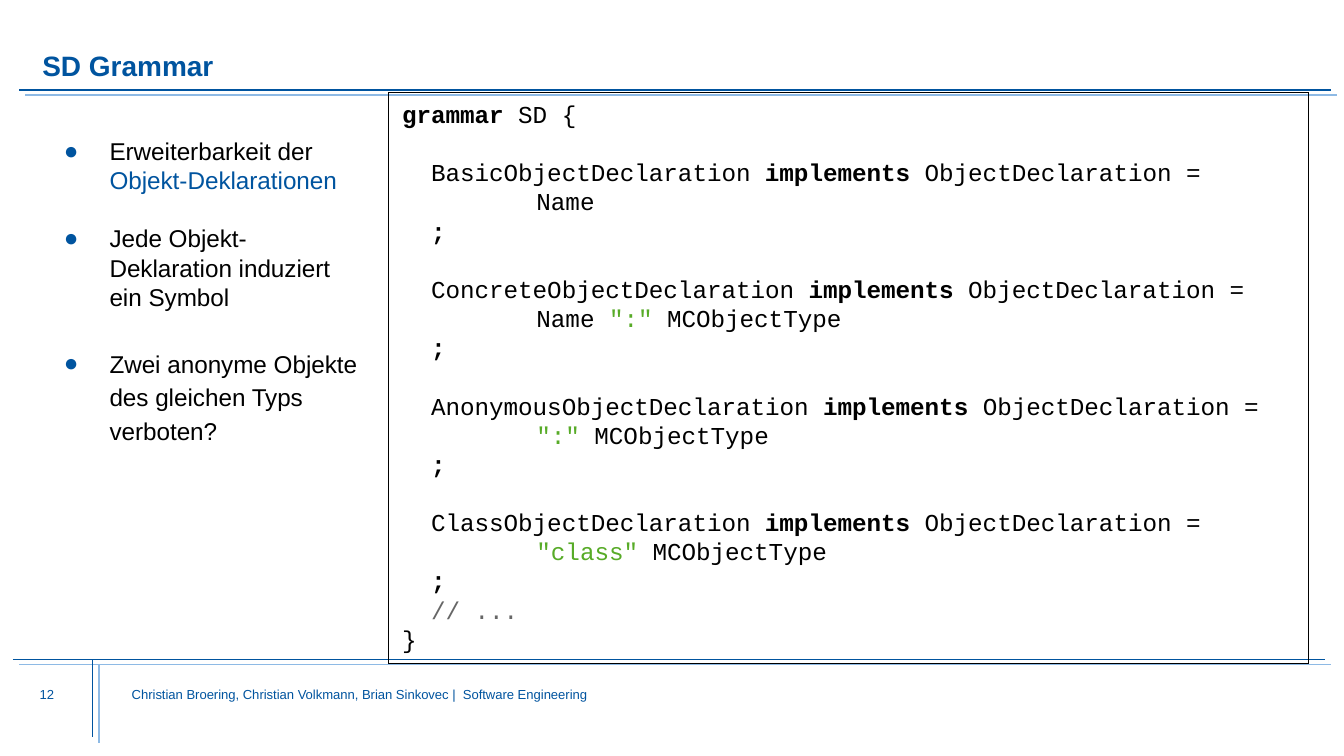
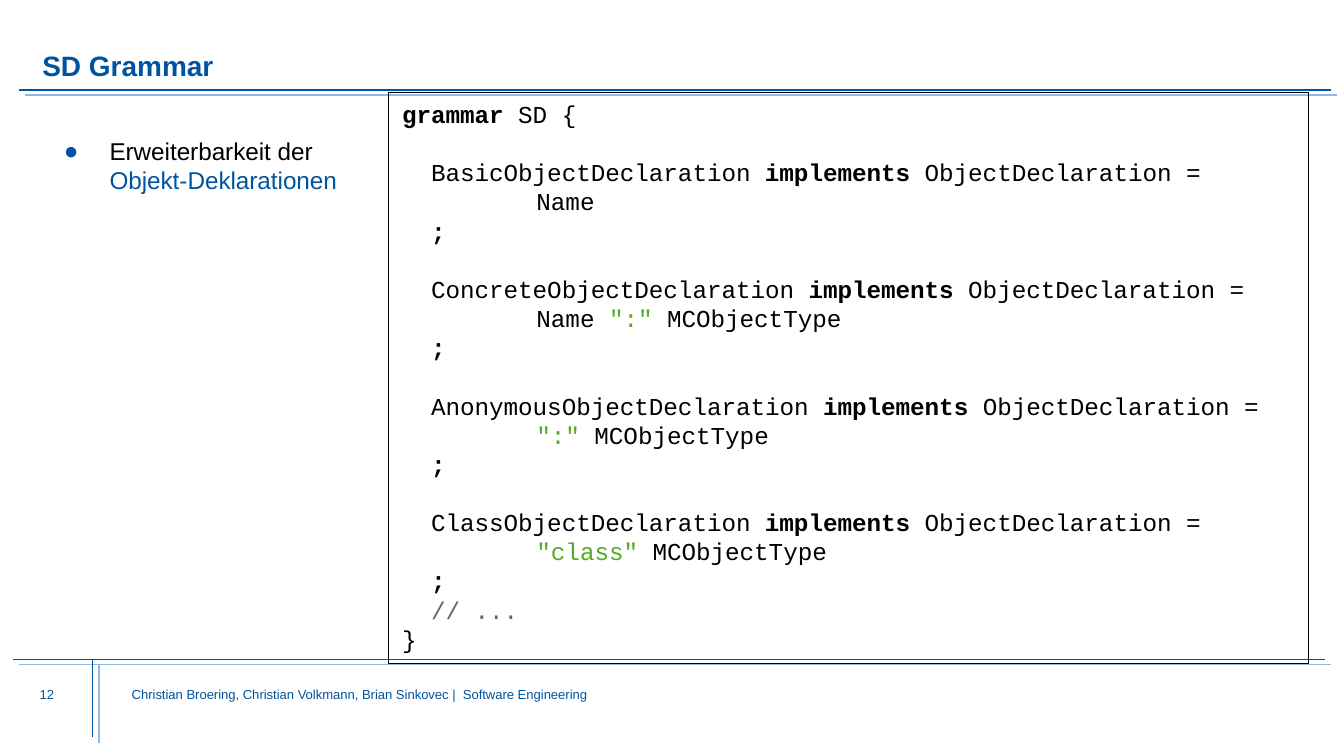
Before and after one commit to MontiCore/sequence-diagram, a slide deck: slide 12 of folien/grammar.pptx. Drawn at 1344x756 pixels with LibreOffice and Linux fonts; fonts in the diff are those of the drawing; background and template pictures are left out. Boxes give left, top, right and bottom in pixels: in the first picture for what was removed or moved away, otherwise in the second. Text is boxed around its words. In the diff, an @@ line names an element or a change of style, - is before the commit and + after.

Commit message:
slides fixed

```diff
--- a/folien/grammar.pptx
+++ b/folien/grammar.pptx
@@ text at <box>110,229,357,441</box>: paragraphs removed @@
-● Jede Objekt-Deklaration induziert ein Symbol
-● Zwei anonyme Objekte des gleichen Typs verboten?
```
Also in this commit, not shown: 2 other slides changed.
